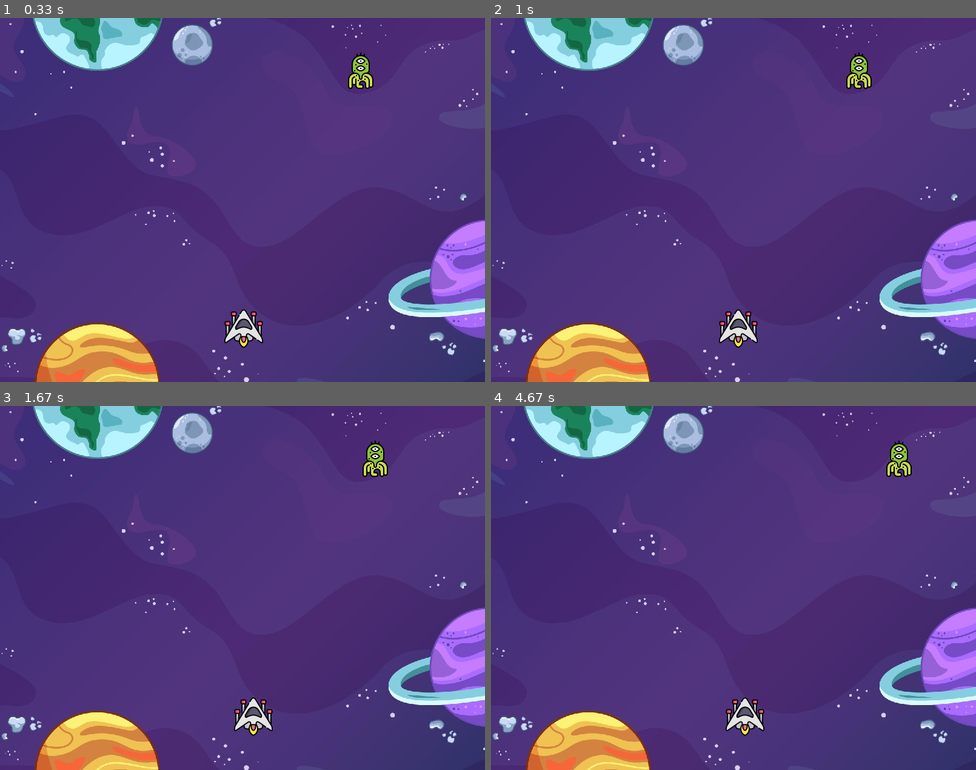
Above: before the commit, frames 1-4 (two rows, left to right).
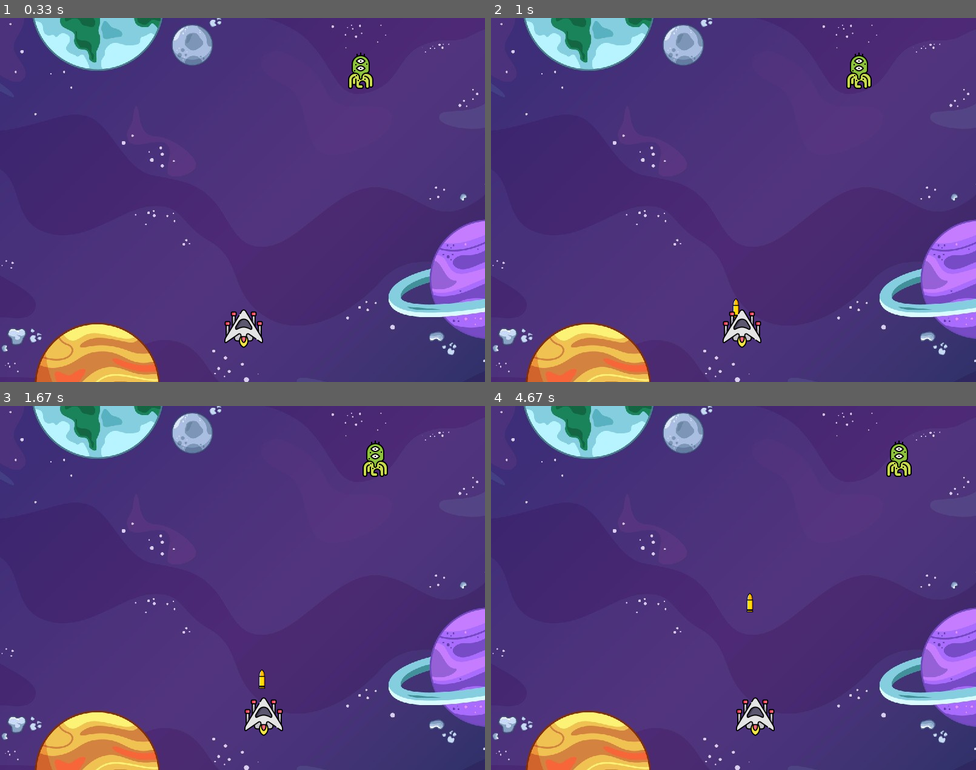
Above: after the commit, the same moments.

Repository: Luke-1310/Thesis
Game: pygame game, started from Tutorial Pygame/Space Invaders/main.py
Two runs of this game, one before a commit and one after it. Both use one fixed random seed, a clock stepped at 60 frames per second and the inputs below.
Inputs:
- Up to frame 1 (0.33 s): no input
- Up to frame 2 (1 s): tap Space at 0.33, 0.73 s; hold Right from 0.67 s (still down)
- Up to frame 3 (1.67 s): tap Space at 1.03, 1.23, 1.53 s; release Right at 1.13 s; hold Right 1.17-1.63 s
- Up to frame 4 (4.67 s): hold Left 1.67-2.2 s; tap Space at 1.73, 2.03, 2.3, 2.6, 2.73, 3.03, 3.4, 3.7, 3.9, 4.2, 4.4 s; hold Left 2.23-2.63 s; hold Right 2.67-3.3 s; hold Left 3.33-3.8 s; hold Right 3.83-4.3 s; hold Right from 4.33 s (still down)

Frame 1 is identical in both runs. In frame 2, 0.6% of the frame differs, in the area x 47-56%, y 77-91%; in frame 3, 0.8%, in the area x 48-59%, y 72-91%; in frame 4, 0.8%.

Commit message:
bullet implemention

Diff:
--- a/Tutorial Pygame/Space Invaders/main.py
+++ b/Tutorial Pygame/Space Invaders/main.py
@@ -28,12 +28,28 @@
 enemyX_change = 0.3
 enemyY_change = 10
 
+#bullet position and image
+#ready = you can't see it on the screen
+#fire = you can see it on the screen
+bulletImg = pygame.image.load('Tutorial Pygame/Space Invaders/bullet.png')
+bulletX = 0
+bulletY = 480
+bulletX_change = 0
+bulletY_change = 0.7
+bullet_state = "ready"
+
+
 #"we are drawing on the screen"
 def player(x,y):
     screen.blit(playerImg, (x, y))
 
 def enemy(x,y):
     screen.blit(enemyImg, (x, y))
+
+def fire_bullet(x,y):
+    global bullet_state
+    bullet_state = "fire"
+    screen.blit(bulletImg, (x+16, y+10))
 
 #variable
 running = True
@@ -57,9 +73,12 @@
         if event.type == pygame.KEYDOWN:
 
             if event.key == pygame.K_LEFT:
-                playerX_change = -0.3
+                playerX_change = -0.6
             if event.key == pygame.K_RIGHT:
-                playerX_change = +0.3
+                playerX_change = +0.6
+            if event.key == pygame.K_SPACE:
+                bulletX = playerX
+                fire_bullet(bulletX,bulletY)
 
         if event.type == pygame.KEYUP:
             if event.key == pygame.K_LEFT or event.key == pygame.K_RIGHT:
@@ -79,12 +98,17 @@
     enemyX += enemyX_change
 
     if enemyX <= 0:
-        enemyX_change = 0.3
+        enemyX_change = 0.4
         enemyY += enemyY_change
 
     elif enemyX >= 736:
-        enemyX_change = -0.3
+        enemyX_change = -0.4
         enemyY += enemyY_change
+
+    #bullet movement
+    if bullet_state == "fire":
+        fire_bullet(bulletX, bulletY)
+        bulletY -= bulletY_change
 
     player(playerX, playerY)
     enemy(enemyX, enemyY)
Binary file added: Tutorial Pygame/Space Invaders/bullet.png
